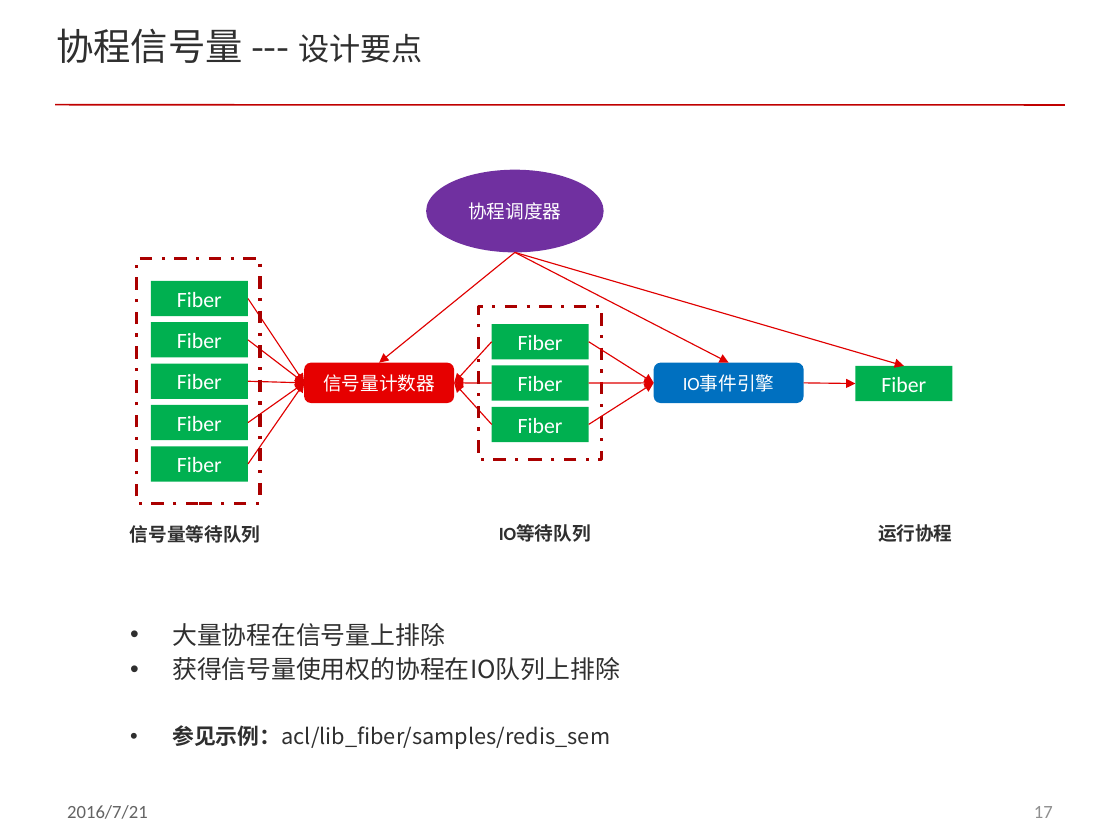
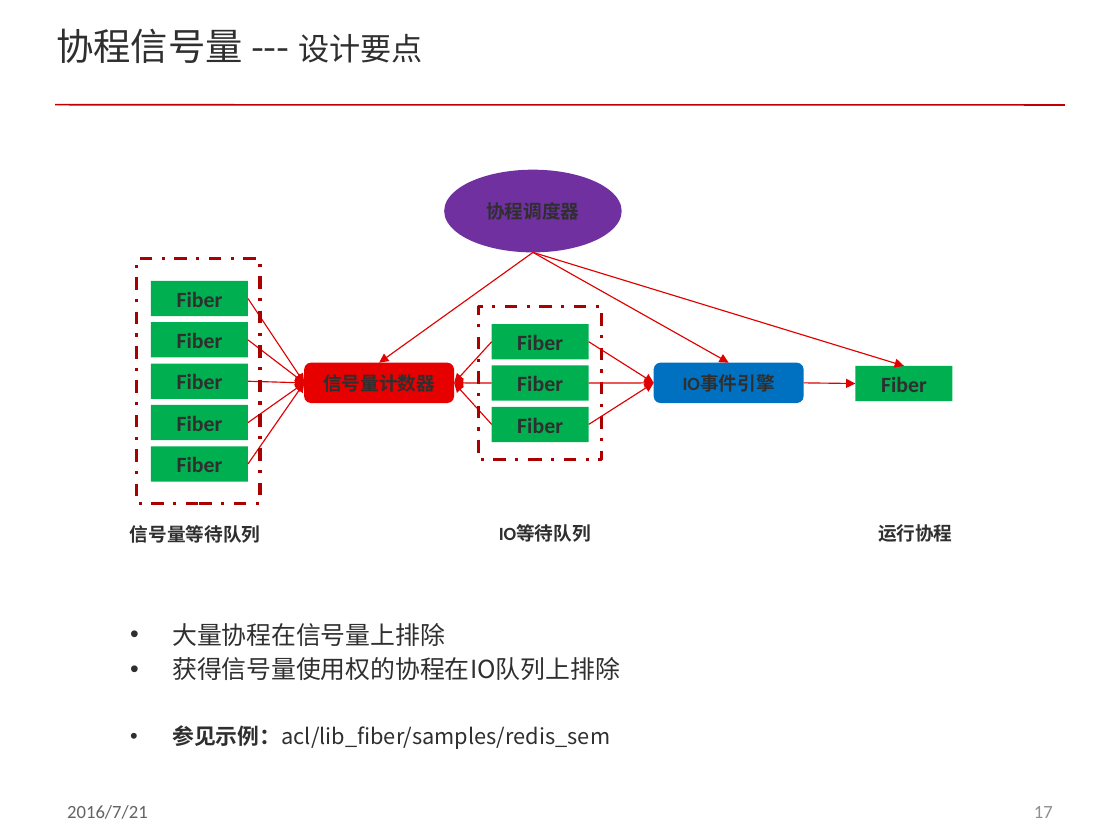
Before and after one commit to ddxflqm/acl, a slide deck: slide 17 of doc/acl_fiber.pptx. Drawn at 1120x840 pixels with LibreOffice and Linux fonts; fonts in the diff are those of the drawing; background and template pictures are left out. Boxes give left, top, right and bottom in pixels: in the first picture for what was removed or moved away, otherwise in the second. Text is boxed around its words. In the diff, an @@ line names an element or a change of style, - is before the commit and + after.

```diff
--- a/doc/acl_fiber.pptx
+++ b/doc/acl_fiber.pptx
@@ text colour #FFFFFF to #2F2F2F, bold on in 12 elements at (151, 364, 249, 399), (151, 405, 249, 440), (151, 447, 249, 482), (305, 363, 455, 403), (151, 323, 249, 357), (151, 281, 249, 316), (492, 407, 589, 441), (492, 365, 589, 400), (492, 324, 589, 358), (856, 366, 953, 401), (654, 363, 804, 403), (445, 170, 623, 253) @@
@@ ellipse "协程调度器": place and size @@
-ellipse "协程调度器" at (427, 170, 605, 253)
+ellipse "协程调度器" at (445, 170, 623, 253)
@@ arrow moved from (515, 252) - (380, 363) to (533, 252) - (380, 363) @@
@@ arrow moved from (515, 252) - (904, 366) to (533, 252) - (904, 366) @@
@@ arrow moved from (515, 252) - (729, 363) to (533, 252) - (729, 363) @@
```
Also in this commit, not shown: 9 other slides changed, 1 slide added.
